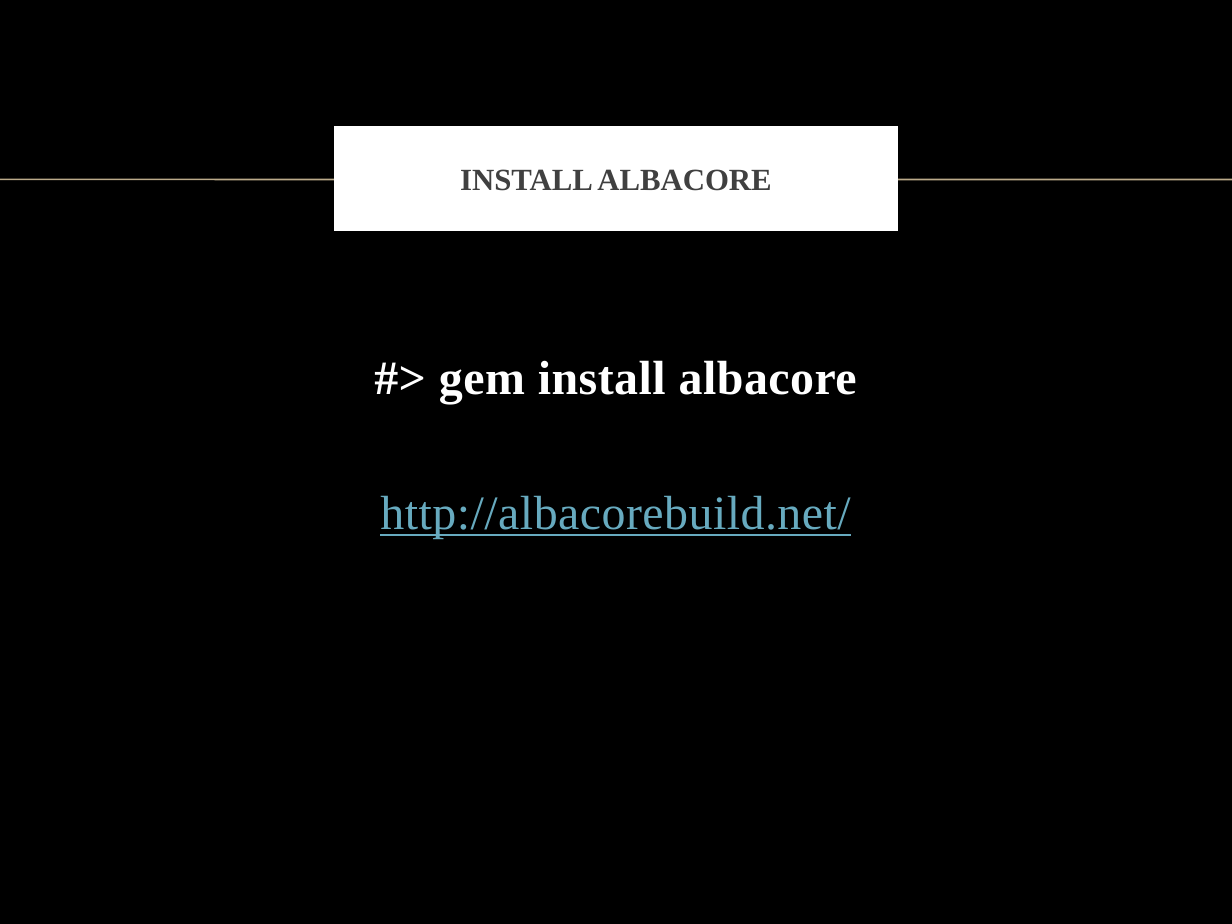
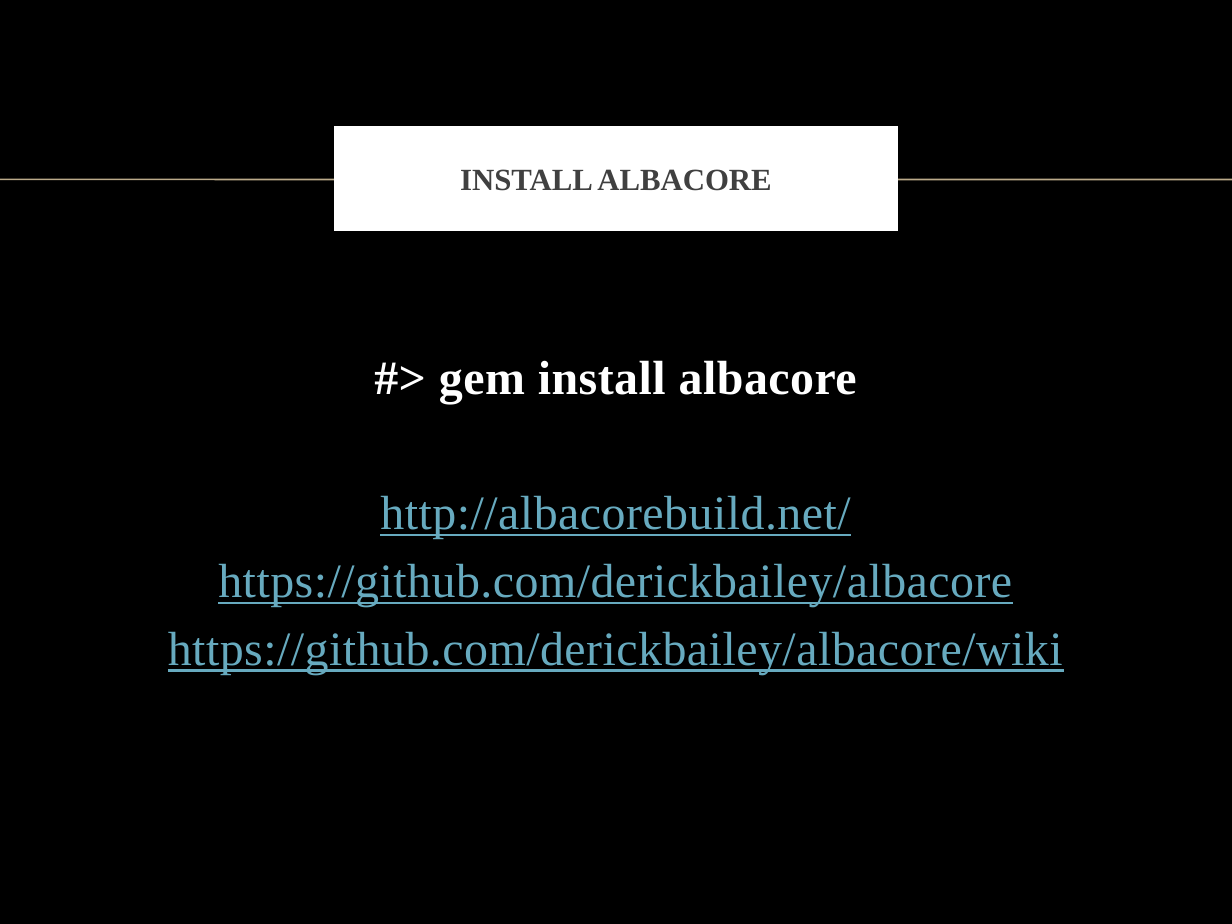
Before and after one commit to nicholascloud/presentations, a slide deck: slide 4 of 20111026 Rake/Using rake to make your builds majestic.pptx. Drawn at 1232x924 pixels with LibreOffice and Linux fonts; fonts in the diff are those of the drawing; background and template pictures are left out. Boxes give left, top, right and bottom in pixels: in the first picture for what was removed or moved away, otherwise in the second. Text is boxed around its words. In the diff, an @@ line names an element or a change of style, - is before the commit and + after.

```diff
--- a/20111026 Rake/Using rake to make your builds majestic.pptx
+++ b/20111026 Rake/Using rake to make your builds majestic.pptx
@@ text at <box>168,563,1063,675</box>: paragraphs added @@
+https://github.com/derickbailey/albacore
+https://github.com/derickbailey/albacore/wiki
```
Also in this commit, not shown: 1 other slide changed, 2 slides added, 3 other files.
